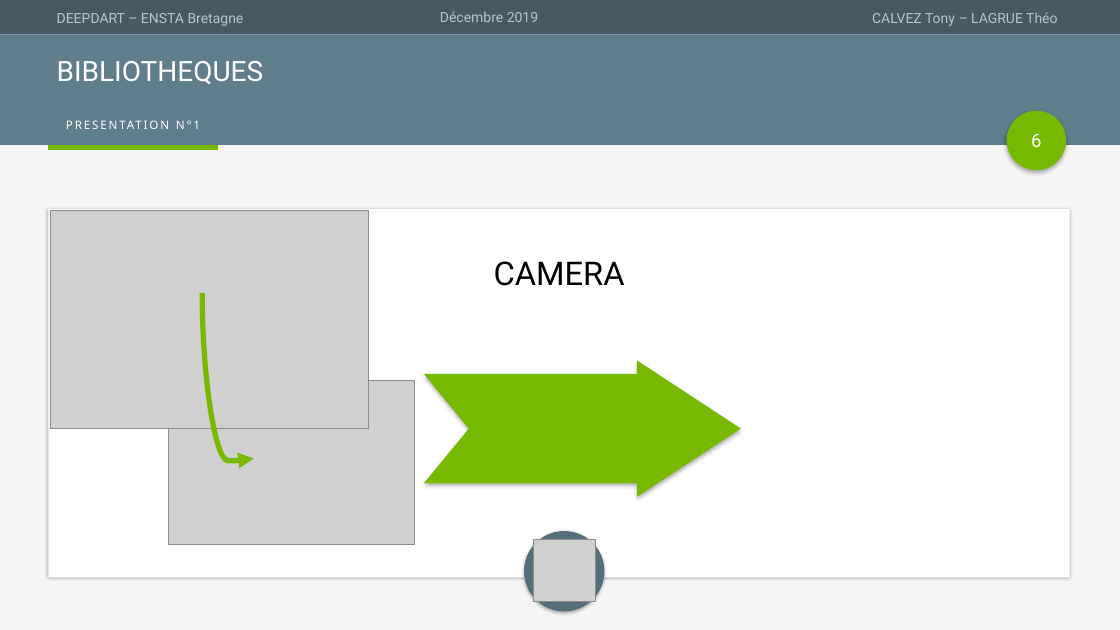
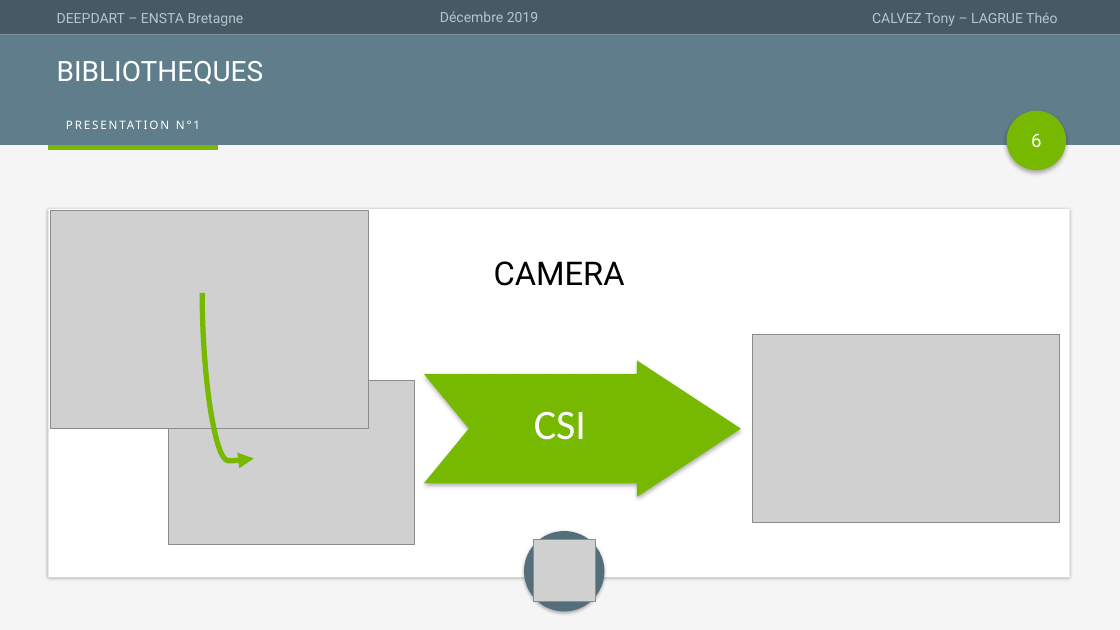
Before and after one commit to TonyCalvez/DEEPDART, a slide deck: slide 6 of PRESENTATION/Présentation1.pptx. Drawn at 1120x630 pixels with LibreOffice and Linux fonts; fonts in the diff are those of the drawing; grey boxes stand for pictures. Boxes give left, top, right and bottom in pixels: in the first picture for what was removed or moved away, otherwise in the second. Text is boxed around its words. In the diff, an @@ line names an element or a change of style, - is before the commit and + after.

```diff
--- a/PRESENTATION/Présentation1.pptx
+++ b/PRESENTATION/Présentation1.pptx
@@ picture added at (753, 334, 1060, 523) @@
@@ text added at (534, 411, 586, 440), 36 pt, text #FFFFFF @@
+CSI
```
Also in this commit, not shown: 5 other slides changed, 6 slides added, 1 other file.
